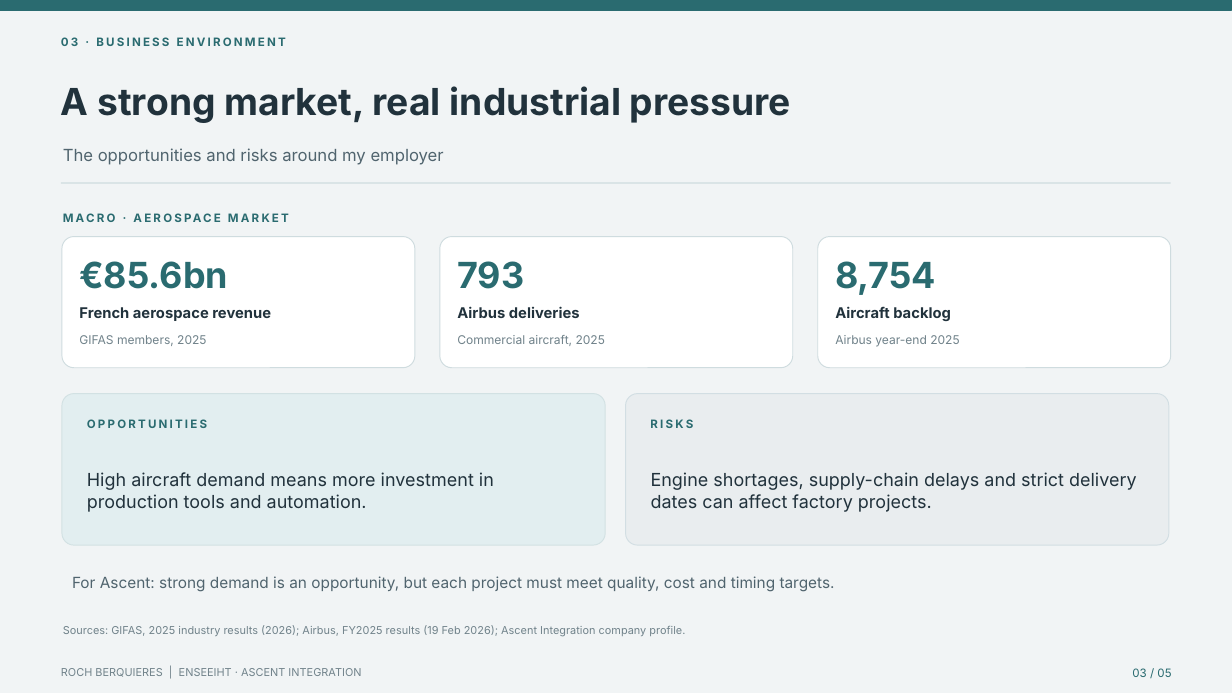
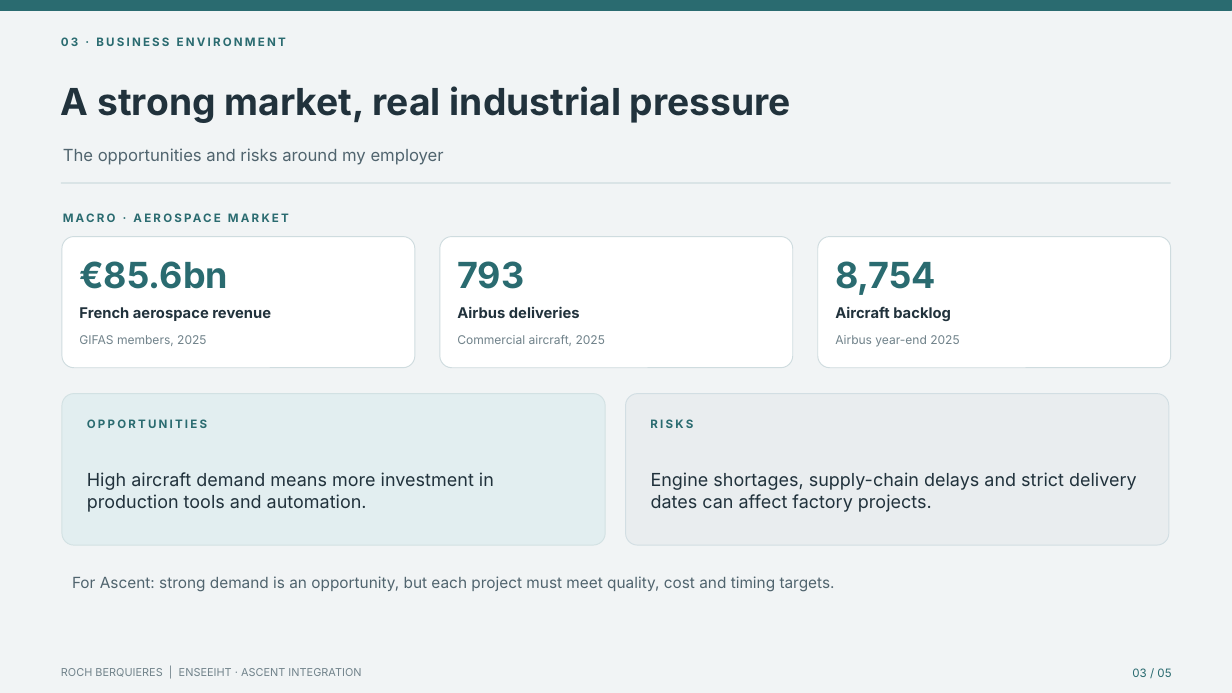
Before and after one commit to Rortuuii/roch-portfolio, a slide deck: slide 3 of documents/CEP_Roch_Berquieres_5_slides_2026.pptx. Drawn at 1232x693 pixels with LibreOffice and Linux fonts; fonts in the diff are those of the drawing. Boxes give left, top, right and bottom in pixels: in the first picture for what was removed or moved away, otherwise in the second. Text is boxed around its words. In the diff, an @@ line names an element or a change of style, - is before the commit and + after.

```diff
--- a/documents/CEP_Roch_Berquieres_5_slides_2026.pptx
+++ b/documents/CEP_Roch_Berquieres_5_slides_2026.pptx
@@ text removed at (63, 625, 685, 637) @@
-Sources: GIFAS, 2025 industry results (2026); Airbus, FY2025 results (19 Feb 2026); Ascent Integration company profile.
```
Also in this commit, not shown: 4 other slides changed, 9 other files.
